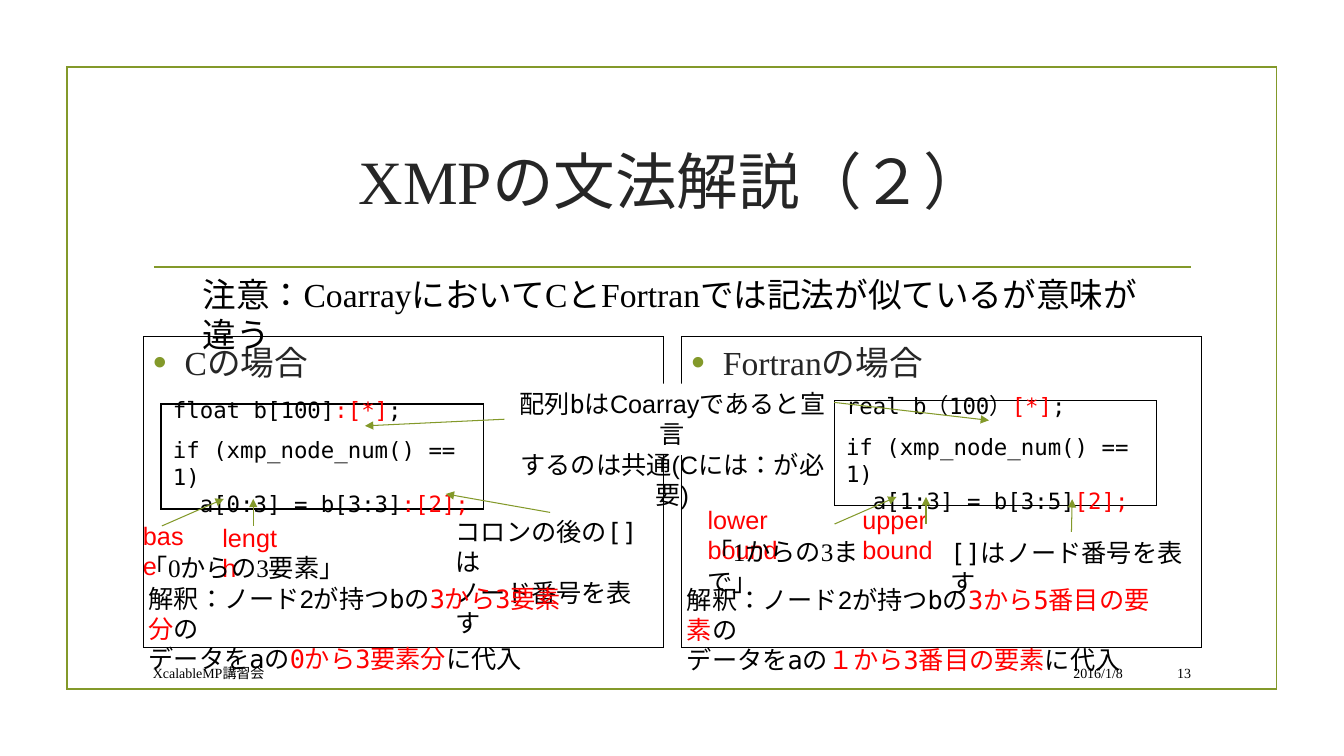
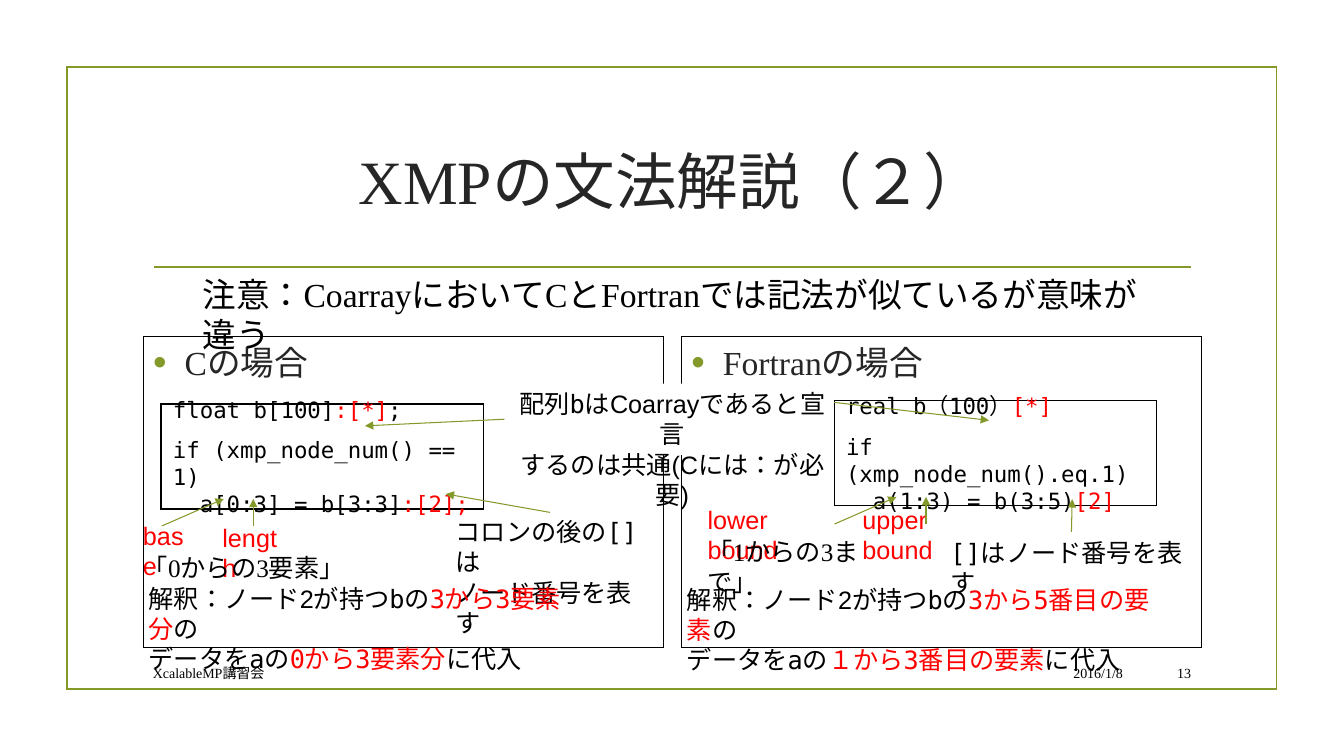
Before and after one commit to XcalableMP/Lecture, a slide deck: slide 13 of beginner/1.overview-rev.2.pptx. Drawn at 1344x756 pixels with LibreOffice and Linux fonts; fonts in the diff are those of the drawing; background and template pictures are left out. Boxes give left, top, right and bottom in pixels: in the first picture for what was removed or moved away, otherwise in the second. Text is boxed around its words. In the diff, an @@ line names an element or a change of style, - is before the commit and + after.

Commit message:
recture presentation at 2016/01/08.

```diff
--- a/beginner/1.overview-rev.2.pptx
+++ b/beginner/1.overview-rev.2.pptx
@@ text in rectangle at (846, 396, 1128, 515): text changed @@
-real b（100）[*];
-if (xmp_node_num() == 1)
-a[1:3] = b[3:5][2];
+real b（100）[*]
+if (xmp_node_num().eq.1)
+a(1:3) = b(3:5)[2]
```
Also in this commit, not shown: 1 other file.
